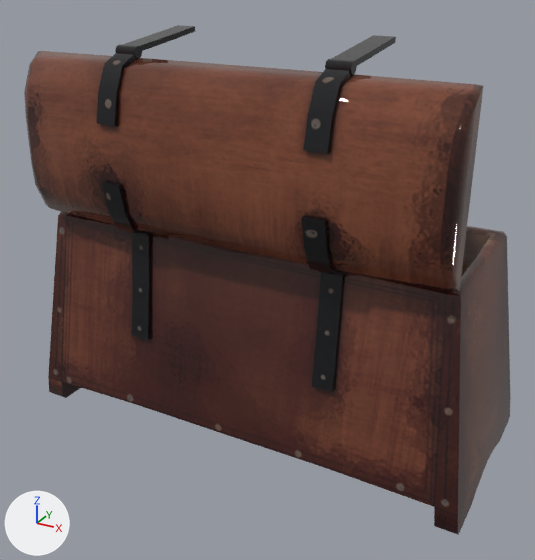
What one commit did to the Blender file Assets/Models/HedebyChest/chest.blend.
Camera for both pictures: a 50 mm lens placed at (0.738, -1.372, 0.755), pointed at (0.013, -0.054, 0.096). The axes (+X, +Y, +Z) are drawn at lower left. The lights are the same throughout.

The scene before the commit, as lines of its bpy script (objects in view):
```python
ob_chest_base = bpy.data.objects.new('Chest_Base', me_cube_001)
ob_chest_base.location = (0.0, 0.0, 0.0)
ob_chest_base.rotation_euler = (0.0, 0.0, 1.571)  # degrees (0, 0, 90)
ob_chest_lid = bpy.data.objects.new('Chest_Lid', me_cube_003)
ob_chest_lid.parent = ob_chest_base
ob_chest_lid.location = (-0.183, -0.000151, 0.216)
ob_chest_lid.rotation_euler = (0.0, -1.558, 0.0)  # degrees (0, -89, 0)
ob_chest_metal = bpy.data.objects.new('Chest_Metal', me_cube_009)
ob_chest_metal.parent = ob_chest_lid
ob_chest_metal.location = (-0.00378, -0.000151, 0.306)
ob_chest_strapl = bpy.data.objects.new('Chest_StrapL', me_cube_012)
ob_chest_strapl.parent = ob_chest_metal
ob_chest_strapl.location = (0.194, -0.225, 0.214)
ob_chest_strapr = bpy.data.objects.new('Chest_StrapR', me_cube_011)
ob_chest_strapr.parent = ob_chest_metal
ob_chest_strapr.location = (0.194, 0.225, 0.214)
```
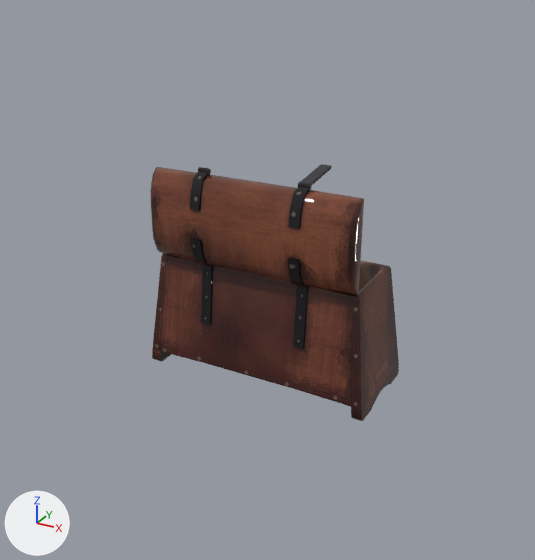
Where the newer file only moved an object's origin or applied its transform, the numbers keep the older frame.

Patch to the scene script:
```diff
--- a/Assets/Models/HedebyChest/chest.blend.py
+++ b/Assets/Models/HedebyChest/chest.blend.py
@@ me_cube_001 @@
 me_cube_001.from_pydata(...)  # 236 vertices, 228 faces; spans x -0.227..0.227, y -0.523..0.523, z -0.27..0.215
 # used by ob_chest_base; location = (0.0, 0.0, 0.0); rotation_euler = (0.0, 0.0, 1.571), in degrees (0, 0, 90)
+# me_cube_001 part 1: the whole mesh is multiplied about the mesh origin by the matrix ((0.0, -0.526, 0.0), (0.507, 0.0, 0.0), (0.0, 0.0, 0.577))
 me_cube_001.materials.append(mat_material)
@@ me_cube_003 @@
 me_cube_003.from_pydata(...)  # 134 vertices, 132 faces; spans x 0.002..0.355, y -0.465..0.465, z 0.0..0.09
 # used by ob_chest_lid; parent = ob_chest_base; location = (-0.183, -0.000151, 0.216); rotation_euler = (0.0, -1.558, 0.0), in degrees (0, -89, 0)
+# me_cube_003 part 2: the whole mesh is scaled about the mesh origin by (0.577, 0.526, 0.507)
 me_cube_003.materials.append(mat_material)
@@ me_cube_009 @@
 me_cube_009.from_pydata(...)  # 128 vertices, 84 faces; spans x -0.191..0.199, y -0.248..0.248, z -0.097..0.002
 # used by ob_chest_metal; parent = ob_chest_lid; location = (-0.00378, -0.000151, 0.306)
+# me_cube_009 part 3: the whole mesh is multiplied about the mesh origin by the matrix ((-0.001, -0.526, 0.001), (0.008, -0.001, -0.507), (0.577, -0.001, 0.007))
 me_cube_009.materials.append(mat_material)
@@ me_cube_011 @@
 me_cube_011.from_pydata(...)  # 12 vertices, 10 faces; spans x -0.007..0.029, y -0.022..0.022, z -0.194..0.008
 # used by ob_chest_strapr; parent = ob_chest_metal; location = (0.194, 0.225, 0.214)
+# me_cube_011 part 4: the whole mesh is scaled about its middle by (0.577, 0.526, 0.507), then moved by (-0.253, -0.106, -0.044)
 me_cube_011.materials.append(mat_material)
@@ ob_chest_base @@
 ob_chest_base.location = (0.0, 0.0, 0.0)
-ob_chest_base.rotation_euler = (0.0, 0.0, 1.571)  # degrees (0, 0, 90)
@@ ob_chest_lid @@
 ob_chest_lid.parent = ob_chest_base
-ob_chest_lid.location = (-0.183, -0.000151, 0.216)
-ob_chest_lid.rotation_euler = (0.0, -1.558, 0.0)  # degrees (0, -89, 0)
+ob_chest_lid.location = (0.0000792, -0.0925, 0.125)
+ob_chest_lid.rotation_euler = (-0.124, -1.558, 1.697)  # degrees (-7.1, -89, 97)
@@ ob_chest_metal @@
 ob_chest_metal.parent = ob_chest_lid
-ob_chest_metal.matrix_parent_inverse = Matrix(((1.0, 0.0, 0.0, 0.183), (0.0, 1.0, 0.0, 0.000151), (0.0, 0.0, 1.0, -0.216), (0.0, 0.0, 0.0, 1.0)))
-ob_chest_metal.location = (-0.00378, -0.000151, 0.306)
+ob_chest_metal.matrix_parent_inverse = Matrix(((-0.00166, 0.0131, 1.0, -0.124), (-1.0, -0.0017, -0.00164, 0.000127), (0.00167, -1.0, 0.0131, -0.0942), (0.0, 0.0, 0.0, 1.0)))
+ob_chest_metal.location = (-0.0000157, -0.137, 0.229)
@@ ob_chest_strapl @@
 ob_chest_strapl.parent = ob_chest_metal
-ob_chest_strapl.matrix_parent_inverse = Matrix(((1.0, 0.0, 0.0, 0.0), (0.0, 1.0, 0.0, 0.0), (0.0, 0.0, 1.0, -0.305), (0.0, 0.0, 0.0, 1.0)))
-ob_chest_strapl.location = (0.194, -0.225, 0.214)
+ob_chest_strapl.matrix_parent_inverse = Matrix(((1.0, 0.0, 0.0, 0.0000157), (0.0, 1.0, 0.0, 0.137), (0.0, 0.0, 1.0, -0.229), (0.0, 0.0, 0.0, 1.0)))
+ob_chest_strapl.location = (0.118, -0.0887, 0.34)
+ob_chest_strapl.rotation_euler = (-0.124, -1.558, 1.697)  # degrees (-7.1, -89, 97)
+ob_chest_strapl.scale = (0.577, 0.526, 0.507)
```

Pixel boxes [x1, y1, x2, y2] of what changed, in the pictures (535 x 560 px):
'Chest_Base', reshaped, turned
    before: [48, 212, 511, 535]
    after: [152, 253, 399, 421]
'Chest_Lid', mesh rescaled, turned, moved
    before: [24, 51, 483, 292]
    after: [150, 167, 364, 295]
'Chest_Metal', reshaped, turned, moved
    before: [97, 44, 357, 276]
    after: [190, 167, 312, 288]
'Chest_StrapL', turned, moved, rescaled
    before: [331, 35, 396, 66]
    after: [300, 164, 331, 185]
'Chest_StrapR', mesh rescaled, reshaped (not visible afterwards)
    before: [122, 25, 196, 51]
